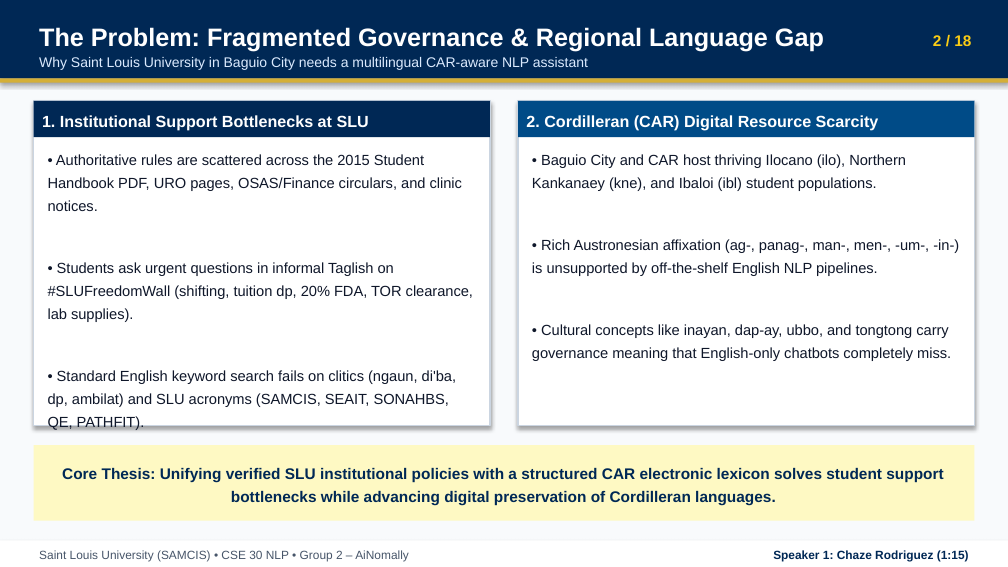
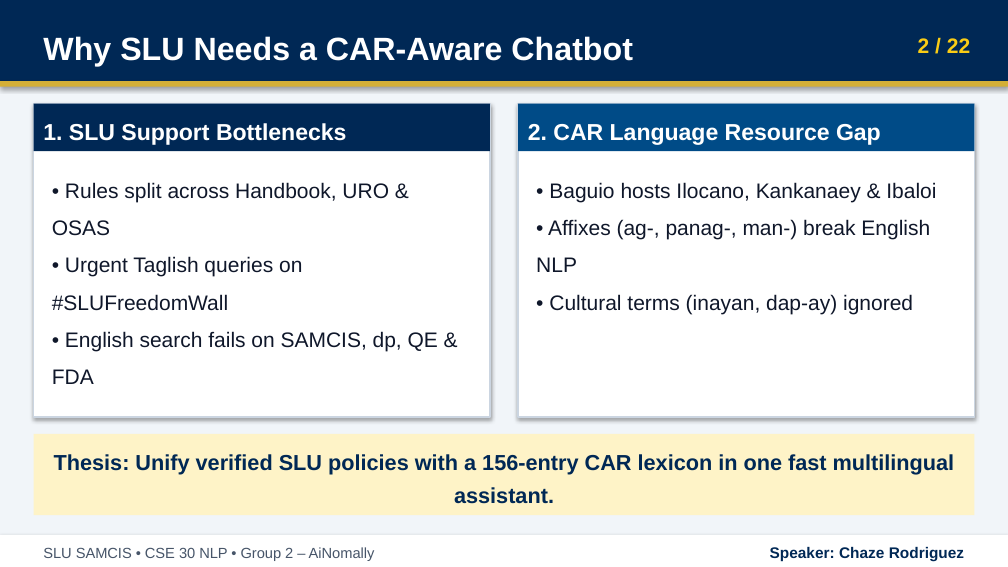
Before and after one commit to ChazeRodriguez/slu-egovernance-chatbot-car-lexicon, a slide deck: slide 2 of presentation/Group2_AiNomally_CSE30_Deck.pptx. Drawn at 1008x567 pixels with LibreOffice and Linux fonts; fonts in the diff are those of the drawing. Boxes give left, top, right and bottom in pixels: in the first picture for what was removed or moved away, otherwise in the second. Text is boxed around its words. In the diff, an @@ line names an element or a change of style, - is before the commit and + after.

```diff
--- a/presentation/Group2_AiNomally_CSE30_Deck.pptx
+++ b/presentation/Group2_AiNomally_CSE30_Deck.pptx
@@ background #F8FAFC to #F1F5F9 @@
@@ text "Why SLU Needs a CAR-Aware ..." at <box>43,36,633,66</box>: vertical alignment top to middle @@
@@ text removed at <box>39,57,588,70</box> @@
-Why Saint Louis University in Baguio City needs a multilingual CAR-aware NLP assistant
@@ text at <box>43,36,633,66</box>: text changed; size 18 to 23 pt @@
-The Problem: Fragmented Governance & Regional Language Gap
+Why SLU Needs a CAR-Aware Chatbot
@@ text at <box>918,38,970,53</box>: text changed; size 11 to 15 pt @@
-2 / 18
+2 / 22
@@ rectangle: place and size @@
-rectangle at <box>0,79,1008,83</box>
+rectangle at <box>0,82,1008,88</box>
@@ rectangle "1. SLU Support Bottlenecks": place and size @@
-rectangle "1. SLU Support Bottlenecks" at <box>33,101,490,137</box>
+rectangle "1. SLU Support Bottlenecks" at <box>33,104,490,151</box>
@@ rectangle: place and size @@
-rectangle at <box>33,101,490,425</box>
+rectangle at <box>33,104,490,417</box>
@@ rectangle at <box>33,104,490,417</box>: outline #CBD5E1 1 pt to #CBD5E1 1.25 pt @@
@@ rectangle "2. CAR Language Resource Gap": place and size @@
-rectangle "2. CAR Language Resource Gap" at <box>518,101,975,137</box>
+rectangle "2. CAR Language Resource Gap" at <box>518,104,975,151</box>
@@ rectangle at <box>518,104,975,417</box>: outline #CBD5E1 1 pt to #CBD5E1 1.25 pt @@
@@ rectangle: place and size @@
-rectangle at <box>518,101,975,425</box>
+rectangle at <box>518,104,975,417</box>
@@ text in rectangle at <box>43,123,346,145</box>: text changed; size 11.5 to 16.5 pt @@
-1. Institutional Support Bottlenecks at SLU
+1. SLU Support Bottlenecks
@@ text in rectangle at <box>528,124,881,145</box>: text changed; size 11.5 to 16.5 pt @@
-2. Cordilleran (CAR) Digital Resource Scarcity
+2. CAR Language Resource Gap
@@ text at <box>52,182,438,384</box>: text changed; size 10.5 to 15 pt @@
-• Authoritative rules are scattered across the 2015 Student Handbook PDF, URO pages, OSAS/Finance circulars, and clinic notices.
-• Students ask urgent questions in informal Taglish on #SLUFreedomWall (shifting, tuition dp, 20% FDA, TOR clearance, lab supplies).
-• Standard English keyword search fails on clitics (ngaun, di'ba, dp, ambilat) and SLU acronyms (SAMCIS, SEAIT, SONAHBS, QE, PATHFIT).
+• Rules split across Handbook, URO & OSAS
+• Urgent Taglish queries on #SLUFreedomWall
+• English search fails on SAMCIS, dp, QE & FDA
@@ text at <box>536,182,936,314</box>: text changed; size 10.5 to 15 pt @@
-• Baguio City and CAR host thriving Ilocano (ilo), Northern Kankanaey (kne), and Ibaloi (ibl) student populations.
-• Rich Austronesian affixation (ag-, panag-, man-, men-, -um-, -in-) is unsupported by off-the-shelf English NLP pipelines.
-• Cultural concepts like inayan, dap-ay, ubbo, and tongtong carry governance meaning that English-only chatbots completely miss.
+• Baguio hosts Ilocano, Kankanaey & Ibaloi
+• Affixes (ag-, panag-, man-) break English NLP
+• Cultural terms (inayan, dap-ay) ignored
@@ rectangle "Thesis: Unify verified SLU policies ...": place and size @@
-rectangle "Thesis: Unify verified SLU policies ..." at <box>33,446,974,521</box>
+rectangle "Thesis: Unify verified SLU policies ..." at <box>33,434,974,516</box>
@@ rectangle "Thesis: Unify verified SLU policies ..." at <box>33,434,974,516</box>: fill #FEF9C3 to #FEF3C7 @@
@@ text in rectangle at <box>54,454,955,504</box>: text changed; size 11 to 15.5 pt @@
-Core Thesis: Unifying verified SLU institutional policies with a structured CAR electronic lexicon solves student support bottlenecks while advancing digital preservation of Cordilleran languages.
+Thesis: Unify verified SLU policies with a 156-entry CAR lexicon in one fast multilingual assistant.
@@ rectangle: place and size @@
-rectangle at <box>0,540,1008,566</box>
+rectangle at <box>0,535,1008,567</box>
@@ text at <box>43,547,375,561</box>: text changed; size 8.5 to 10.5 pt @@
-Saint Louis University (SAMCIS) • CSE 30 NLP • Group 2 – AiNomally
+SLU SAMCIS • CSE 30 NLP • Group 2 – AiNomally
@@ text at <box>770,547,964,562</box>: text changed; size 8.5 to 11 pt @@
-Speaker 1: Chaze Rodriguez (1:15)
+Speaker: Chaze Rodriguez
```
Also in this commit, not shown: 15 other slides changed, 6 slides added, 2 slides removed, 8 other files.
